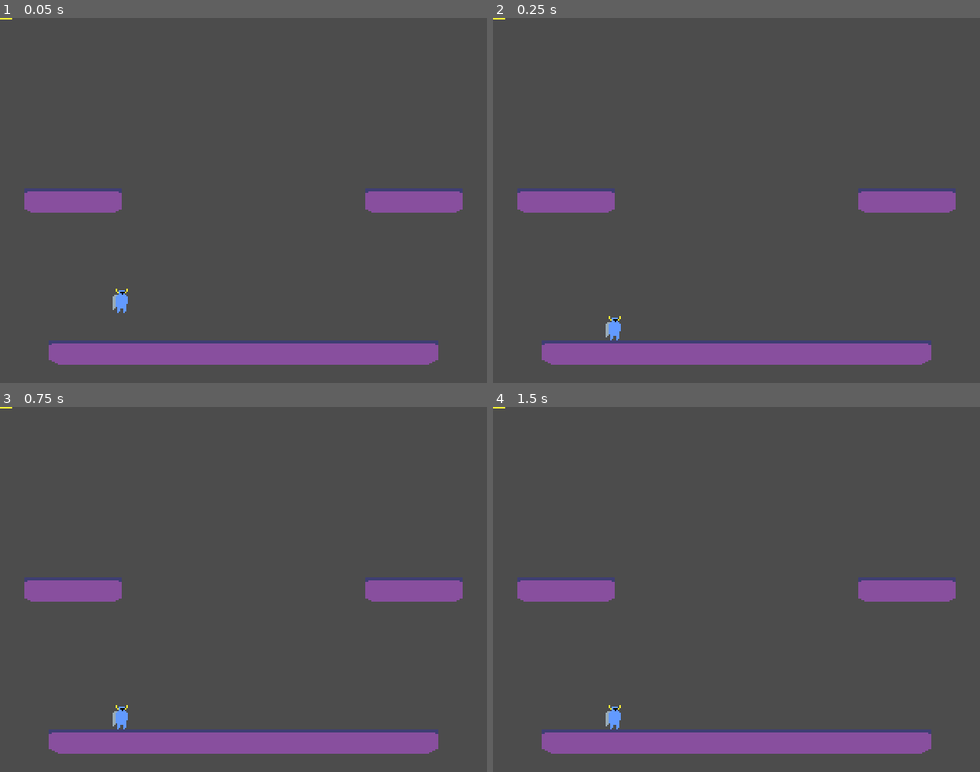
Above: before the commit, frames 1-4 (two rows, left to right).
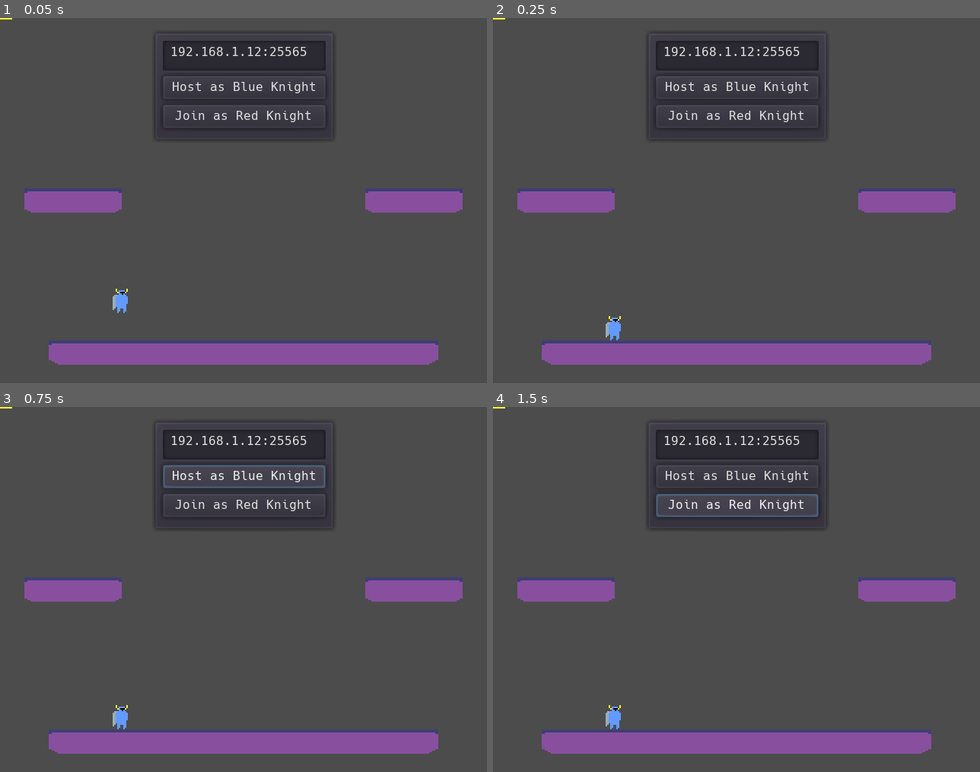
Above: after the commit, the same moments.

Repository: Syldarion/two-knights
Game: Godot game, scene res://scenes/main.tscn
Same seed, same stepped clock (60 frames per second), same inputs: the game is played once before the commit and once after it.
Inputs (mouse positions are in pixels of both pictures, inside the frame that each line leads up to):
- Up to frame 1 (0.05 s): no input
- Up to frame 2 (0.25 s): no input
- Up to frame 3 (0.75 s): click (243, 476) at 0.5 s, where only the run after the commit has a clickable "Host as Blue Knight"
- Up to frame 4 (1.5 s): click (736, 505) at 1.25 s, where only the run after the commit has a clickable "Join as Red Knight"

The runs differ from the first frame. In frame 1, 4.9% of the frame differs, in the area x 31-69%, y 3-34%; in frame 2, 4.9%; in frame 3, 5.0%; in frame 4, 5.0%.

Commit message:
added lobby UI

Diff:
--- /dev/null
+++ b/fonts/Hack-Regular.tres
@@ -0,0 +1,7 @@
+[gd_resource type="DynamicFont" load_steps=2 format=2]
+
+[ext_resource path="res://fonts/Hack-Regular.ttf" type="DynamicFontData" id=1]
+
+[resource]
+size = 8
+font_data = ExtResource( 1 )
--- a/scenes/main.tscn
+++ b/scenes/main.tscn
@@ -1,10 +1,11 @@
-[gd_scene load_steps=14 format=2]
+[gd_scene load_steps=15 format=2]
 
 [ext_resource path="res://sprites/LevelFloor.png" type="Texture" id=1]
 [ext_resource path="res://sprites/TheKnight.png" type="Texture" id=2]
 [ext_resource path="res://sprites/TheSword.png" type="Texture" id=3]
 [ext_resource path="res://scripts/the_knight.gd" type="Script" id=4]
 [ext_resource path="res://sprites/LevelPlatform.png" type="Texture" id=5]
+[ext_resource path="res://fonts/Hack-Regular.tres" type="DynamicFont" id=6]
 [ext_resource path="res://scripts/network_manager.gd" type="Script" id=7]
 [ext_resource path="res://scripts/the_sword.gd" type="Script" id=8]
 
@@ -128,3 +129,39 @@
 
 [node name="CollisionShape2D" type="CollisionShape2D" parent="Level/RightBarrier"]
 shape = SubResource( 6 )
+
+[node name="LobbyUI" type="PanelContainer" parent="."]
+margin_left = 99.643
+margin_top = 8.19109
+margin_right = 220.643
+margin_bottom = 82.1911
+__meta__ = {
+"_edit_use_anchors_": false
+}
+
+[node name="VBoxContainer" type="VBoxContainer" parent="LobbyUI"]
+margin_left = 7.0
+margin_top = 7.0
+margin_right = 114.0
+margin_bottom = 67.0
+
+[node name="AddressInput" type="LineEdit" parent="LobbyUI/VBoxContainer"]
+margin_right = 107.0
+margin_bottom = 20.0
+custom_fonts/font = ExtResource( 6 )
+text = "192.168.1.12:25565"
+placeholder_text = "IP:PORT"
+
+[node name="HostButton" type="Button" parent="LobbyUI/VBoxContainer"]
+margin_top = 24.0
+margin_right = 107.0
+margin_bottom = 40.0
+custom_fonts/font = ExtResource( 6 )
+text = "Host as Blue Knight"
+
+[node name="JoinButton" type="Button" parent="LobbyUI/VBoxContainer"]
+margin_top = 44.0
+margin_right = 107.0
+margin_bottom = 60.0
+custom_fonts/font = ExtResource( 6 )
+text = "Join as Red Knight"
Binary file added: fonts/Hack-Regular.ttf
